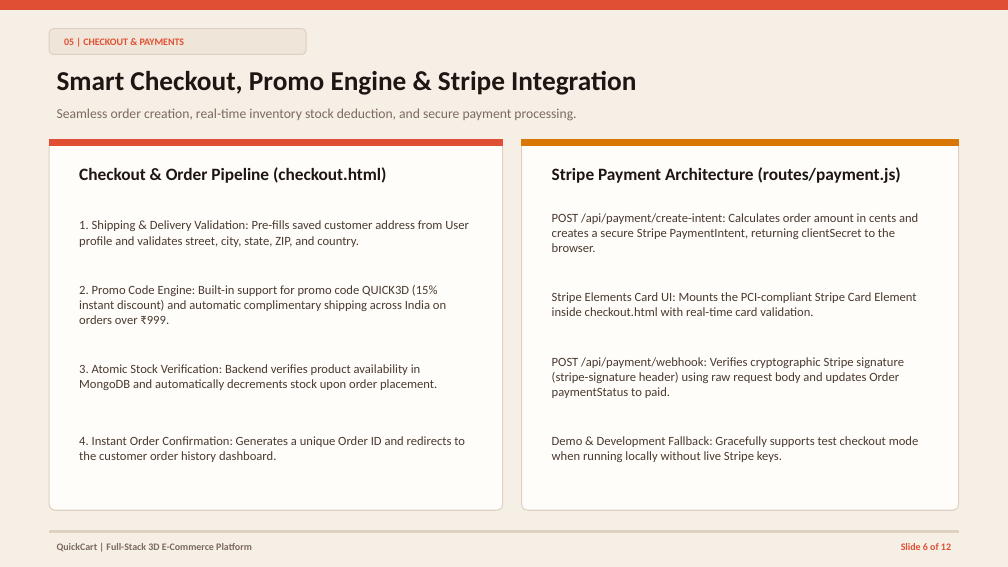
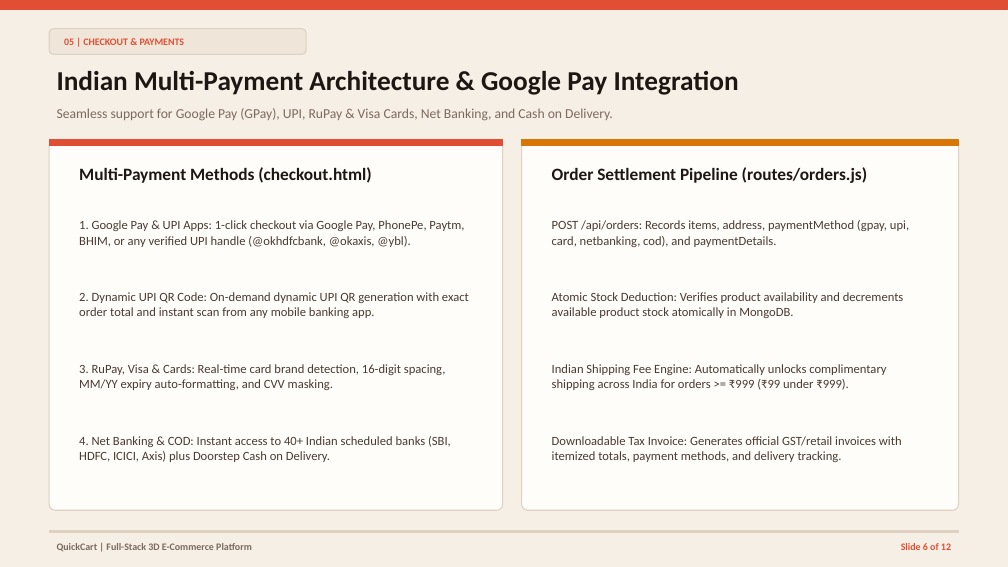
Before and after one commit to Jatin-cx/quartcart, a slide deck: slide 6 of public/QuickCart-Project-Presentation.pptx. Drawn at 1008x567 pixels with LibreOffice and Linux fonts; fonts in the diff are those of the drawing. Boxes give left, top, right and bottom in pixels: in the first picture for what was removed or moved away, otherwise in the second. Text is boxed around its words. In the diff, an @@ line names an element or a change of style, - is before the commit and + after.

Commit message:
Add Indian payment options: Google Pay, UPI apps, RuPay cards, Net Banking, and COD

```diff
--- a/public/QuickCart-Project-Presentation.pptx
+++ b/public/QuickCart-Project-Presentation.pptx
@@ text at (x1=57, y1=71, x2=739, y2=95): text changed @@
-Smart Checkout, Promo Engine & Stripe Integration
+Indian Multi-Payment Architecture & Google Pay Integration
@@ text at (x1=57, y1=108, x2=613, y2=121): text changed @@
-Seamless order creation, real-time inventory stock deduction, and secure payment processing.
+Seamless support for Google Pay (GPay), UPI, RuPay & Visa Cards, Net Banking, and Cash on Delivery.
@@ text at (x1=79, y1=167, x2=371, y2=183): text changed @@
-Checkout & Order Pipeline (checkout.html)
+Multi-Payment Methods (checkout.html)
@@ text at (x1=552, y1=167, x2=867, y2=183): text changed @@
-Stripe Payment Architecture (routes/payment.js)
+Order Settlement Pipeline (routes/orders.js)
@@ text at (x1=79, y1=220, x2=464, y2=247): text changed @@
-1. Shipping & Delivery Validation: Pre-fills saved customer address from User profile and validates street, city, state, ZIP, and country.
+1. Google Pay & UPI Apps: 1-click checkout via Google Pay, PhonePe, Paytm, BHIM, or any verified UPI handle (@okhdfcbank, @okaxis, @ybl).
@@ text at (x1=552, y1=220, x2=909, y2=247): text changed @@
-POST /api/payment/create-intent: Calculates order amount in cents and creates a secure Stripe PaymentIntent, returning clientSecret to the browser.
+POST /api/orders: Records items, address, paymentMethod (gpay, upi, card, netbanking, cod), and paymentDetails.
@@ text at (x1=79, y1=292, x2=469, y2=318): text changed @@
-2. Promo Code Engine: Built-in support for promo code QUICK3D (15% instant discount) and automatic complimentary shipping across India on orders over ₹999.
+2. Dynamic UPI QR Code: On-demand dynamic UPI QR generation with exact order total and instant scan from any mobile banking app.
@@ text at (x1=552, y1=292, x2=904, y2=318): text changed @@
-Stripe Elements Card UI: Mounts the PCI-compliant Stripe Card Element inside checkout.html with real-time card validation.
+Atomic Stock Deduction: Verifies product availability and decrements available product stock atomically in MongoDB.
@@ text at (x1=79, y1=364, x2=446, y2=390): text changed @@
-3. Atomic Stock Verification: Backend verifies product availability in MongoDB and automatically decrements stock upon order placement.
+3. RuPay, Visa & Cards: Real-time card brand detection, 16-digit spacing, MM/YY expiry auto-formatting, and CVV masking.
@@ text at (x1=552, y1=364, x2=886, y2=390): text changed @@
-POST /api/payment/webhook: Verifies cryptographic Stripe signature (stripe-signature header) using raw request body and updates Order paymentStatus to paid.
+Indian Shipping Fee Engine: Automatically unlocks complimentary shipping across India for orders >= ₹999 (₹99 under ₹999).
@@ text at (x1=79, y1=436, x2=451, y2=462): text changed @@
-4. Instant Order Confirmation: Generates a unique Order ID and redirects to the customer order history dashboard.
+4. Net Banking & COD: Instant access to 40+ Indian scheduled banks (SBI, HDFC, ICICI, Axis) plus Doorstep Cash on Delivery.
@@ text at (x1=552, y1=436, x2=902, y2=462): text changed @@
-Demo & Development Fallback: Gracefully supports test checkout mode when running locally without live Stripe keys.
+Downloadable Tax Invoice: Generates official GST/retail invoices with itemized totals, payment methods, and delivery tracking.
```
Also in this commit, not shown: 13 other files.
